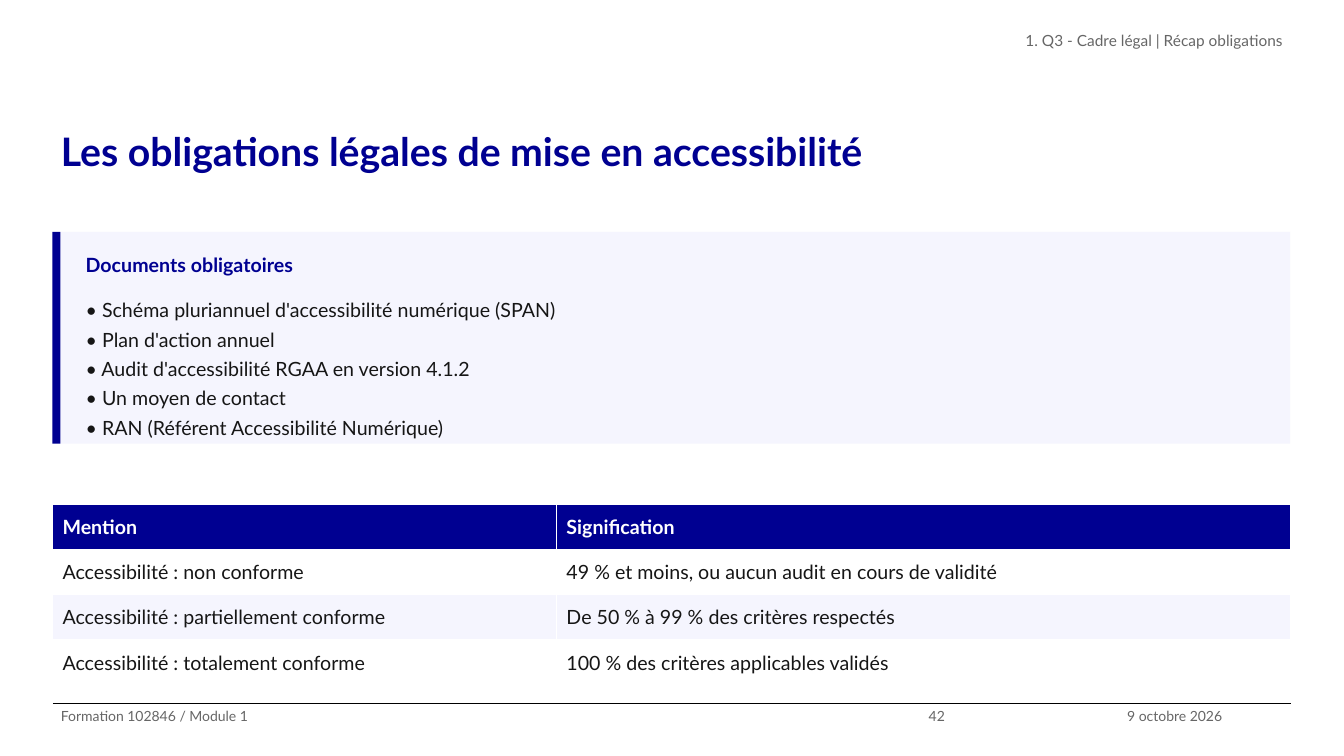
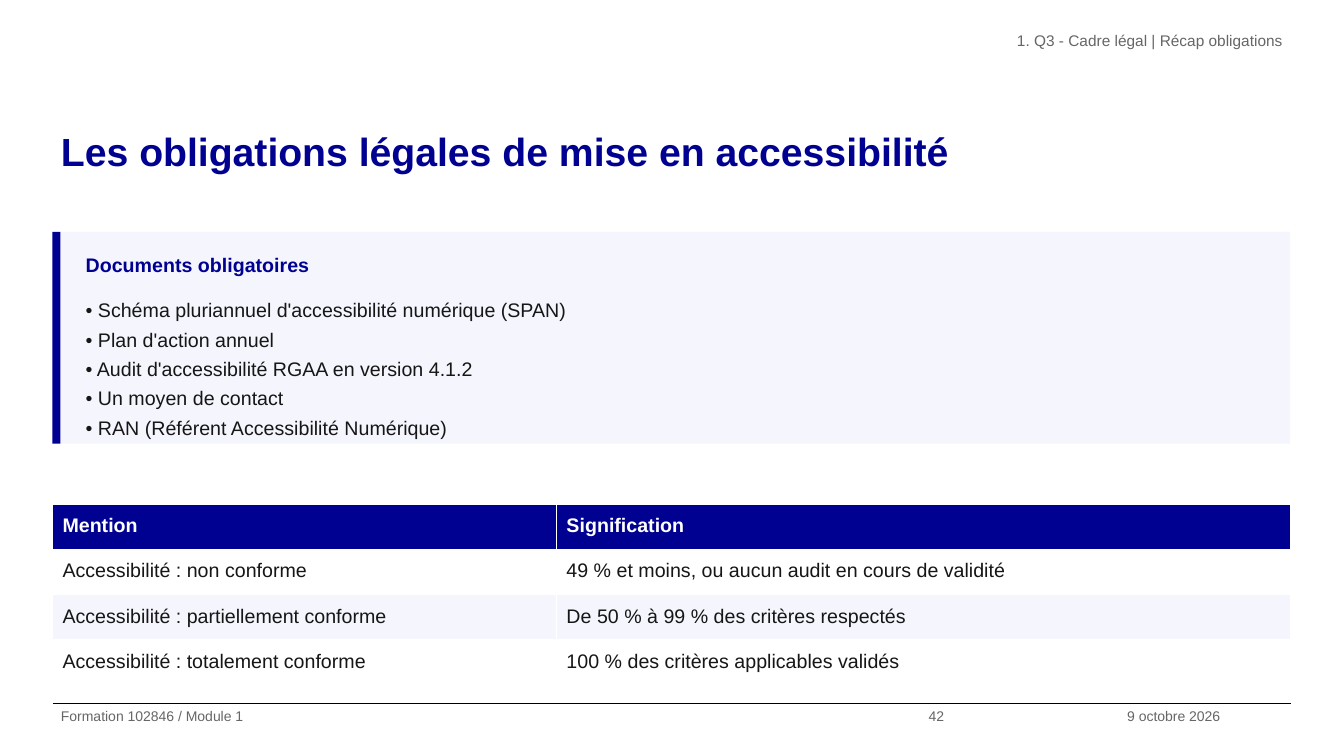
Before and after one commit to alexandra-guiderdoni/usine-fabrication-igpde-102846-ay11, a slide deck: slide 42 of livrables-IGPDE-2026-102846/Livrables-Stagiaires/supports-projections/support-formation-102846-2026-IGPDE.pptx. Drawn at 1344x756 pixels with LibreOffice and Linux fonts; fonts in the diff are those of the drawing; background and template pictures are left out. Boxes give left, top, right and bottom in pixels: in the first picture for what was removed or moved away, otherwise in the second. Text is boxed around its words. In the diff, an @@ line names an element or a change of style, - is before the commit and + after.

```diff
--- a/livrables-IGPDE-2026-102846/Livrables-Stagiaires/supports-projections/support-formation-102846-2026-IGPDE.pptx
+++ b/livrables-IGPDE-2026-102846/Livrables-Stagiaires/supports-projections/support-formation-102846-2026-IGPDE.pptx
@@ table at box(52, 504, 1291, 686) @@
@@ font Lato to Arial @@
@@ font Lato to Arial in 7 elements at box(61, 137, 949, 174), box(1017, 34, 1283, 49), box(929, 711, 945, 721), box(86, 257, 309, 276), box(97, 302, 566, 439), box(1127, 711, 1220, 721), box(61, 711, 243, 721) @@
```
Also in this commit, not shown: 132 other slides changed, 53 other files.
